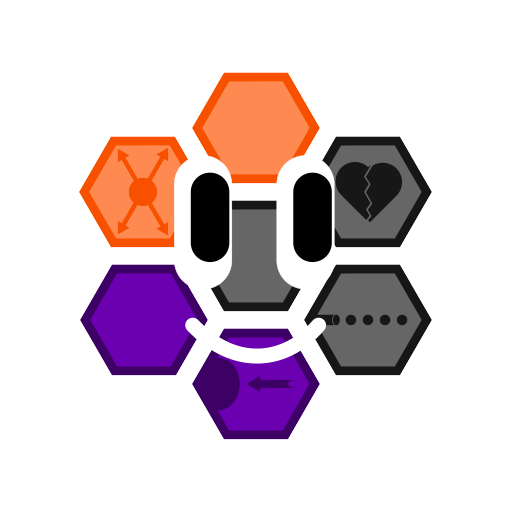
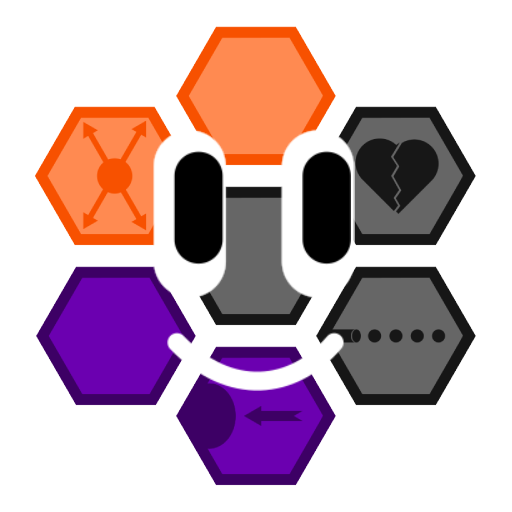
Layer changes from the first 512px x 512px image to the second:
painted on "cores" over (173, 150, 351, 265)
painted on "normal_face" over (153, 129, 355, 391)
painted on "fireball_upgrade_size" over (35, 106, 207, 248)
painted on "black_hole" over (36, 264, 208, 406)
painted on "rifle_upgrade_fire_rate" over (304, 264, 476, 406)
painted on "rifle_upgrade_damage" over (304, 106, 476, 248)
painted on "black_hole_upgrade_suction_power" over (176, 328, 336, 486)
painted on "fireball" over (176, 26, 336, 184)
painted on "rifle" over (176, 186, 336, 326)